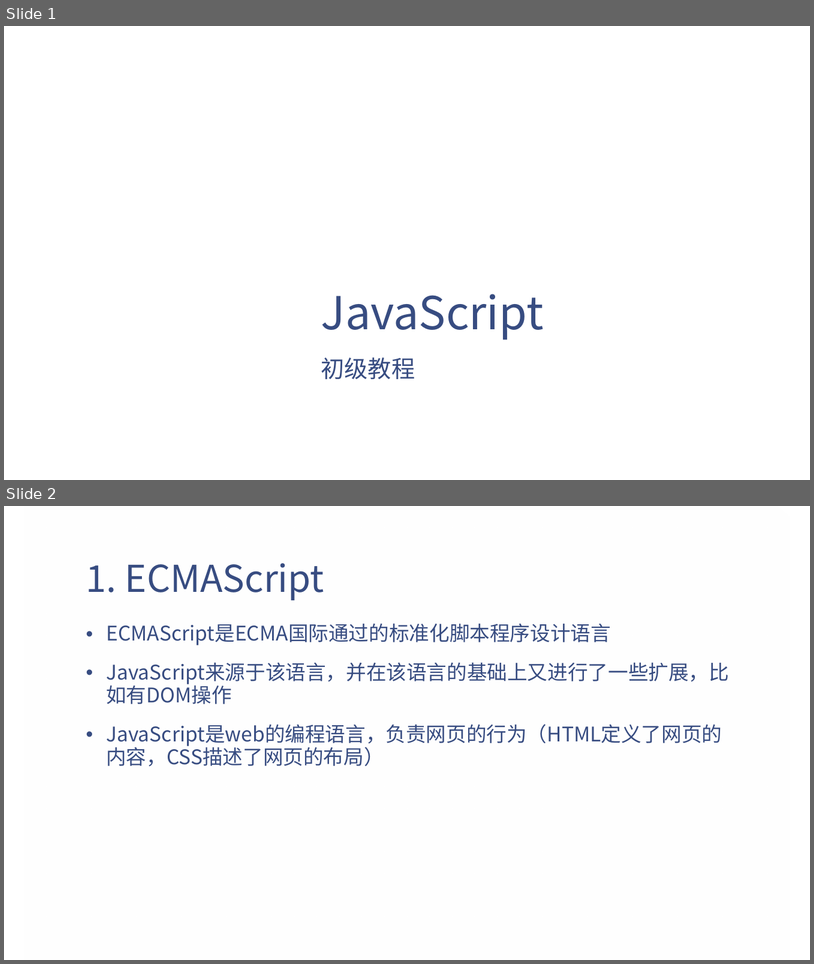
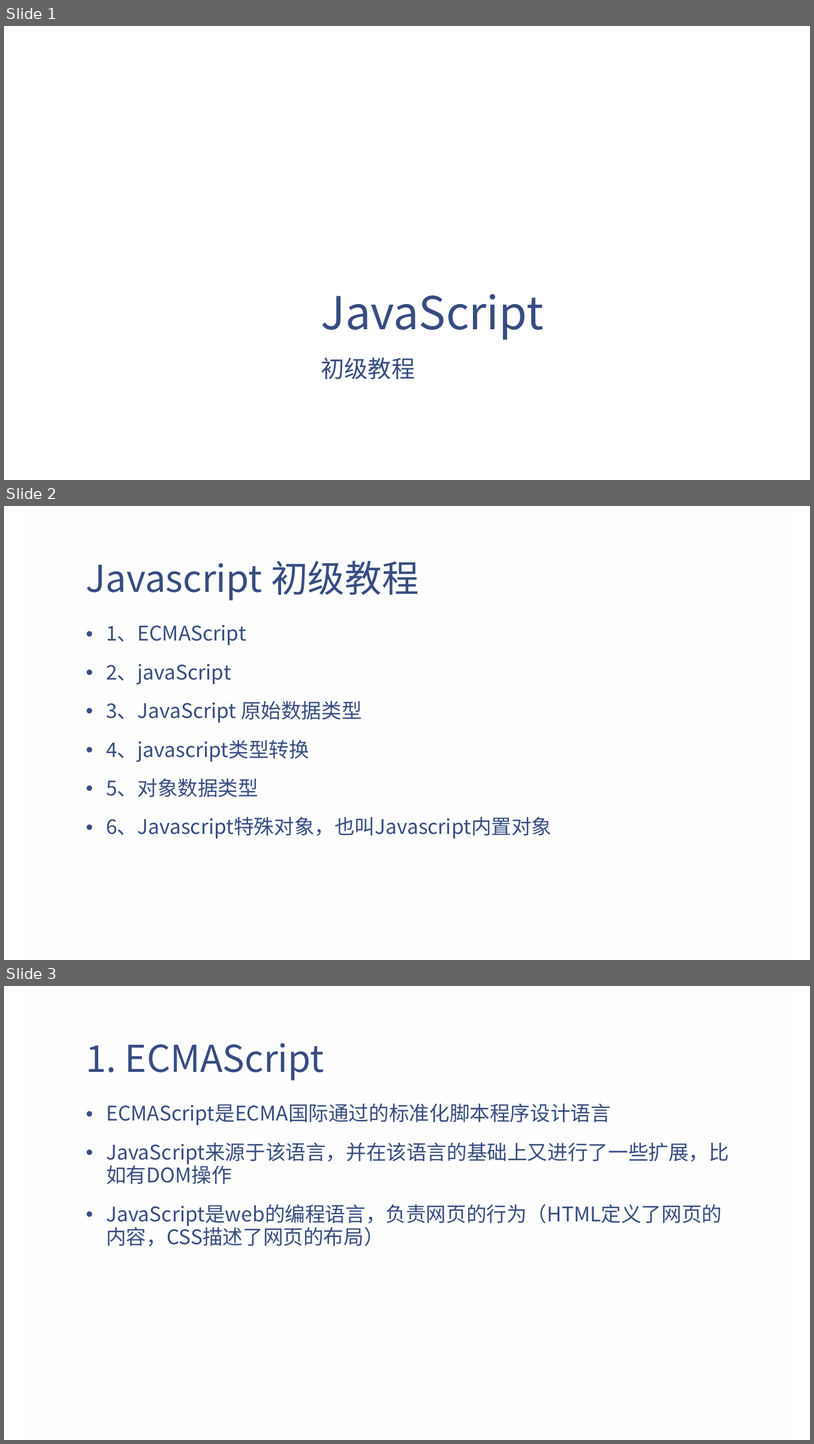
Before and after one commit to eventao/courseware, a slide deck: ppt/js/JavaScript初级教程.pptx. Shown one above the other, each under a label of ours: slides 1 and 2 before the commit, slides 1, 2 and 3 after it. The pictures are 814x964 and 814x1444 pixels, drawn with LibreOffice and Linux fonts; fonts in the diff are those of the drawing; background and template pictures are left out. Boxes give left, top, right and bottom in pixels: in the first picture for what was removed or moved away, otherwise in the second. Text is boxed around its words. In the diff, an @@ line names an element or a change of style, - is before the commit and + after.

```diff
--- a/ppt/js/JavaScript初级教程.pptx
+++ b/ppt/js/JavaScript初级教程.pptx
@@ slide 2 added at (4, 506, 810, 960), background picture (left out); not listed: 1 template element that a slide beside it also shows @@
@@ title added at (86, 561, 419, 600), 44 pt, text #374C81 @@
+Javascript 初级教程
@@ text added at (106, 625, 552, 838), 24 pt, text #374C81 @@
+• 1、ECMAScript
+• 2、javaScript
+• 3、JavaScript 原始数据类型
+• 4、javascript类型转换
+• 5、对象数据类型
+• 6、Javascript特殊对象，也叫Javascript内置对象
@@ what was slide 2 is now slide 3 @@
```
Also in this commit, not shown: 5 slides changed, 1 other slide added.
